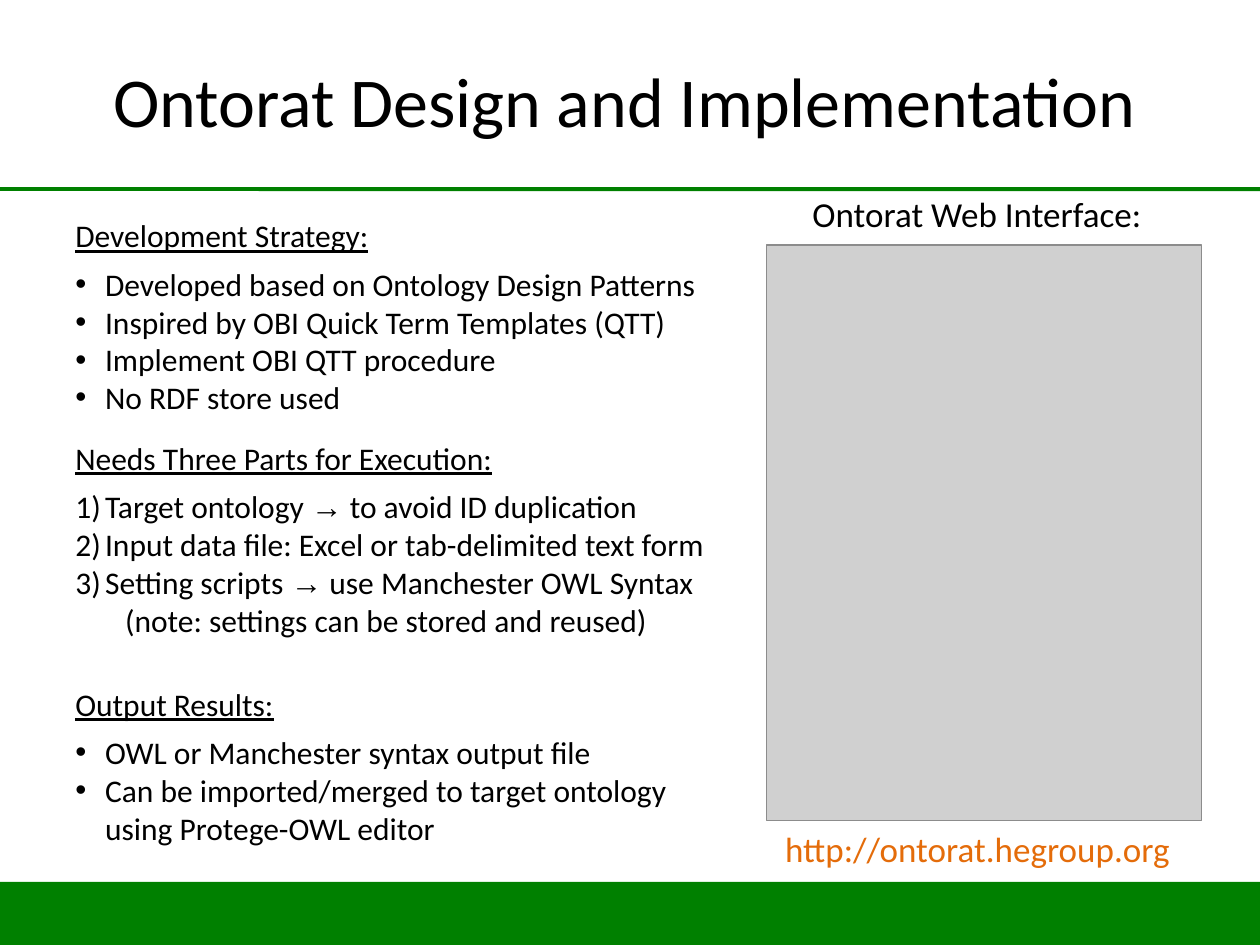
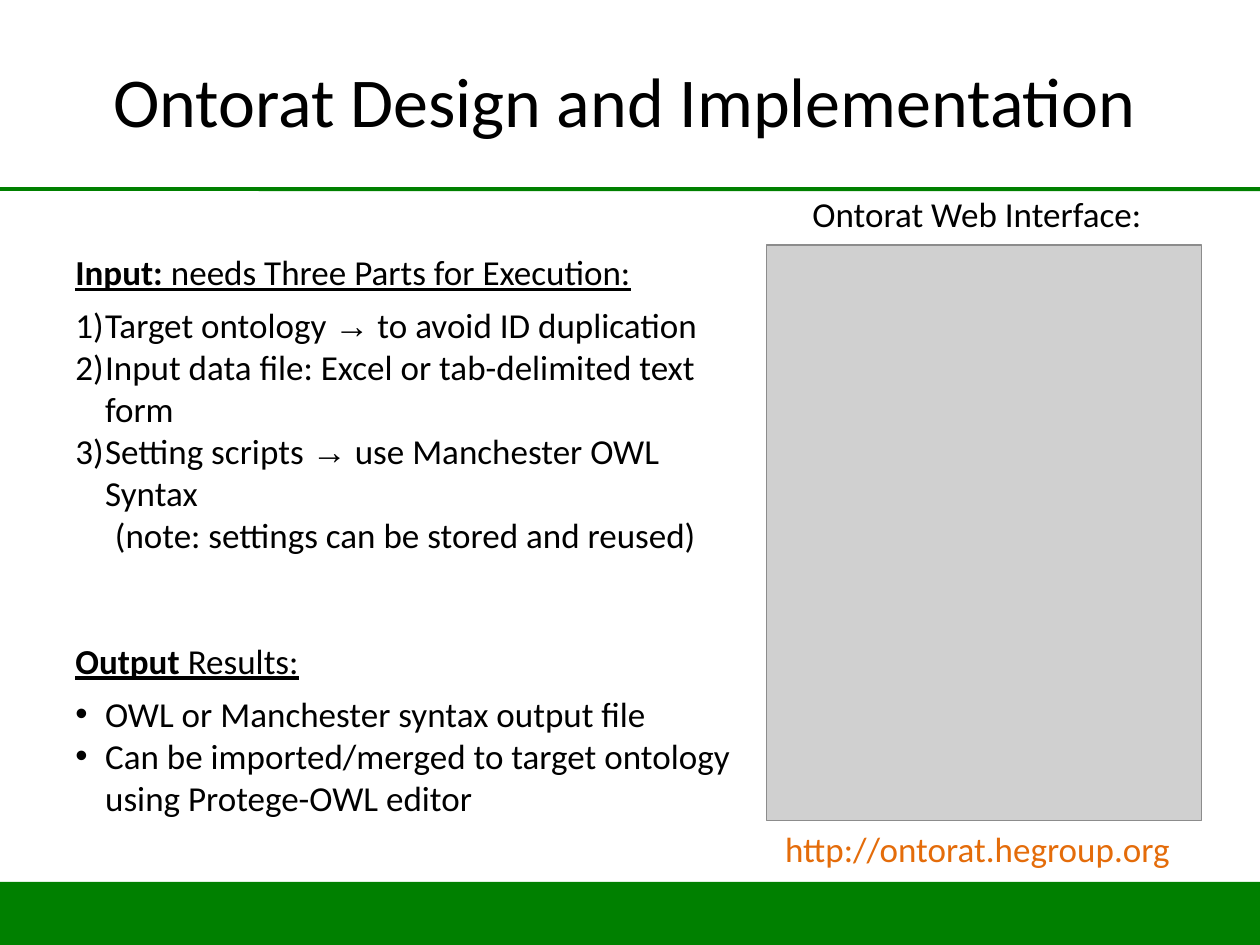
Before and after one commit to obi-ontology/obi-legacy-svn, a slide deck: slide 20 of trunk/docs/presentations/OBI tutorial July 2012 ICBO/VO_Development_using_OBI_as_Source_Ontology.ppt (slide 19 before the commit). Drawn at 1260x945 pixels with LibreOffice and Linux fonts; fonts in the diff are those of the drawing; grey boxes stand for pictures; background and template pictures are left out. Boxes give left, top, right and bottom in pixels: in the first picture for what was removed or moved away, otherwise in the second. Text is boxed around its words. In the diff, an @@ line names an element or a change of style, - is before the commit and + after.

```diff
--- a/trunk/docs/presentations/OBI tutorial July 2012 ICBO/VO_Development_using_OBI_as_Source_Ontology.ppt
+++ b/trunk/docs/presentations/OBI tutorial July 2012 ICBO/VO_Development_using_OBI_as_Source_Ontology.ppt
@@ text "Input: needs Three Parts for ...": place and size @@
-text "Input: needs Three Parts for ..." at box(75, 225, 704, 846)
+text "Input: needs Three Parts for ..." at box(75, 260, 729, 817)
@@ text at box(75, 260, 631, 291): text changed; size 18 to 20 pt @@
-Development Strategy:
-• Developed based on Ontology Design Patterns
-• Inspired by OBI Quick Term Templates (QTT)
-• Implement OBI QTT procedure
-• No RDF store used
-Needs Three Parts for Execution:
+Input: needs Three Parts for Execution:
@@ text at box(75, 312, 729, 817): size 18 to 20 pt in "Target ontology → to avoid ID duplication", "Input data file: Excel or tab-delimited text ...", "Setting scripts → use Manchester OWL Syntax", "(note: settings can be stored and reused)" and 3 more places; bold on in "Output" @@
```
Also in this commit, not shown: 3 other slides changed, 2 slides added, 1 slide removed.
